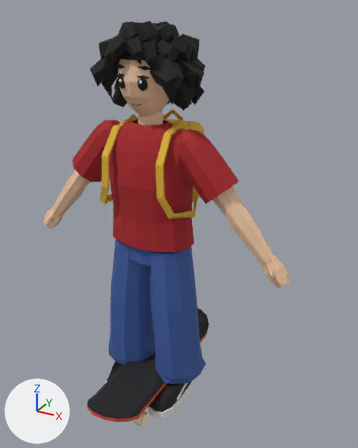
An edit to the Blender file art/karakter/karakter_rig.blend, drawn before and after from the same camera.
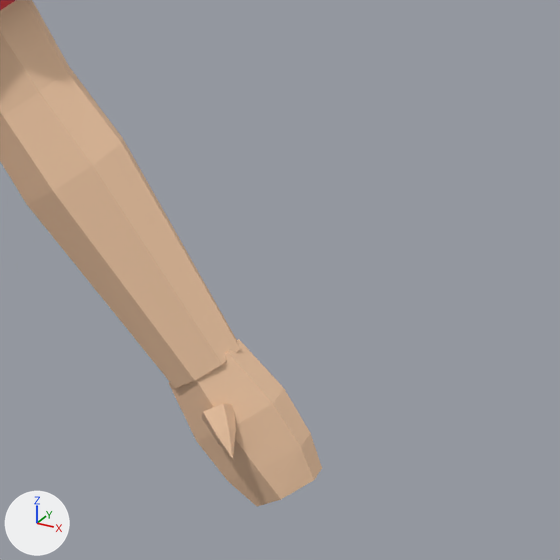
The first picture shows the older version from a 50 mm lens placed at (0.927, -1.468, 1.511), pointed at (0.091, 0.053, 0.751). The close-ups show the older and then the newer version on the part from 63% to 94% of the width and 42% to 67% of the height of that picture. Only the edits that show in the close-ups are written down. The lights are fixed; the arrows at lower left show +X, +Y and +Z.

Objects in the first close-up: 'KarakterMesh'.
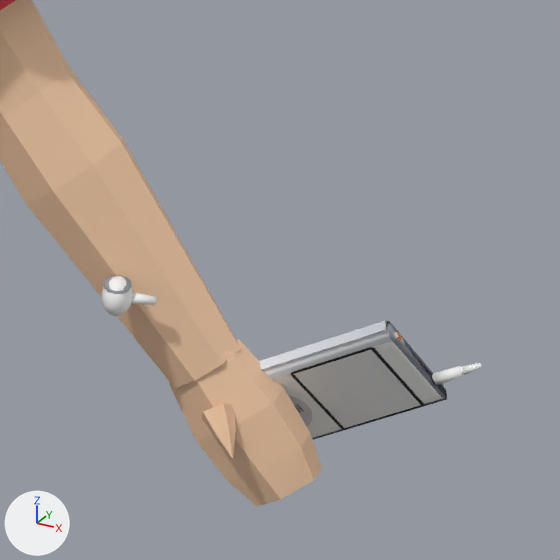
The change, as a list of edits to the scene's bpy script:
```text
Add mat_defaultmaterial_004:
    mat_defaultmaterial_004 = bpy.data.materials.new('DefaultMaterial.004')
    mat_defaultmaterial_004.use_nodes = True; mat_defaultmaterial_004.node_tree.nodes.clear()
    _N = mat_defaultmaterial_004.node_tree.nodes; _L = mat_defaultmaterial_004.node_tree.links
    n0 = _N.new('ShaderNodeOutputMaterial'); n0.name = 'Material Output'
    n1 = _N.new('ShaderNodeBsdfPrincipled'); n1.name = 'Principled BSDF'
    n2 = _N.new('ShaderNodeVertexColor'); n2.name = 'Color Attribute'
    _L.new(n1.outputs[0], n0.inputs[0])  # 'BSDF' to 'Surface'
    _L.new(n2.outputs[0], n1.inputs[0])  # 'Color' to 'Base Color'
Add mat_defaultmaterial_001:
    mat_defaultmaterial_001 = bpy.data.materials.new('DefaultMaterial.001')
    mat_defaultmaterial_001.use_nodes = True; mat_defaultmaterial_001.node_tree.nodes.clear()
    _N = mat_defaultmaterial_001.node_tree.nodes; _L = mat_defaultmaterial_001.node_tree.links
    n0 = _N.new('ShaderNodeOutputMaterial'); n0.name = 'Material Output'
    n1 = _N.new('ShaderNodeBsdfPrincipled'); n1.name = 'Principled BSDF'
    n2 = _N.new('ShaderNodeVertexColor'); n2.name = 'Color Attribute'
    _L.new(n1.outputs[0], n0.inputs[0])  # 'BSDF' to 'Surface'
    _L.new(n2.outputs[0], n1.inputs[0])  # 'Color' to 'Base Color'
Add mat_defaultmaterial_002:
    mat_defaultmaterial_002 = bpy.data.materials.new('DefaultMaterial.002')
    mat_defaultmaterial_002.use_nodes = True; mat_defaultmaterial_002.node_tree.nodes.clear()
    _N = mat_defaultmaterial_002.node_tree.nodes; _L = mat_defaultmaterial_002.node_tree.links
    n0 = _N.new('ShaderNodeOutputMaterial'); n0.name = 'Material Output'
    n1 = _N.new('ShaderNodeBsdfPrincipled'); n1.name = 'Principled BSDF'
    n2 = _N.new('ShaderNodeVertexColor'); n2.name = 'Color Attribute'
    _L.new(n1.outputs[0], n0.inputs[0])  # 'BSDF' to 'Surface'
    _L.new(n2.outputs[0], n1.inputs[0])  # 'Color' to 'Base Color'
Add mat_defaultmaterial_006:
    mat_defaultmaterial_006 = bpy.data.materials.new('DefaultMaterial.006')
    mat_defaultmaterial_006.use_nodes = True; mat_defaultmaterial_006.node_tree.nodes.clear()
    _N = mat_defaultmaterial_006.node_tree.nodes; _L = mat_defaultmaterial_006.node_tree.links
    n0 = _N.new('ShaderNodeOutputMaterial'); n0.name = 'Material Output'
    n1 = _N.new('ShaderNodeBsdfPrincipled'); n1.name = 'Principled BSDF'
    n2 = _N.new('ShaderNodeVertexColor'); n2.name = 'Color Attribute'
    _L.new(n1.outputs[0], n0.inputs[0])  # 'BSDF' to 'Surface'
    _L.new(n2.outputs[0], n1.inputs[0])  # 'Color' to 'Base Color'
Add mat_defaultmaterial:
    mat_defaultmaterial = bpy.data.materials.new('DefaultMaterial')
    mat_defaultmaterial.use_nodes = True; mat_defaultmaterial.node_tree.nodes.clear()
    _N = mat_defaultmaterial.node_tree.nodes; _L = mat_defaultmaterial.node_tree.links
    n0 = _N.new('ShaderNodeOutputMaterial'); n0.name = 'Material Output'
    n1 = _N.new('ShaderNodeBsdfPrincipled'); n1.name = 'Principled BSDF'
    n2 = _N.new('ShaderNodeVertexColor'); n2.name = 'Color Attribute'
    _L.new(n1.outputs[0], n0.inputs[0])  # 'BSDF' to 'Surface'
    _L.new(n2.outputs[0], n1.inputs[0])  # 'Color' to 'Base Color'
Add mat_defaultmaterial_005:
    mat_defaultmaterial_005 = bpy.data.materials.new('DefaultMaterial.005')
    mat_defaultmaterial_005.use_nodes = True; mat_defaultmaterial_005.node_tree.nodes.clear()
    _N = mat_defaultmaterial_005.node_tree.nodes; _L = mat_defaultmaterial_005.node_tree.links
    n0 = _N.new('ShaderNodeOutputMaterial'); n0.name = 'Material Output'
    n1 = _N.new('ShaderNodeBsdfPrincipled'); n1.name = 'Principled BSDF'
    n2 = _N.new('ShaderNodeVertexColor'); n2.name = 'Color Attribute'
    _L.new(n1.outputs[0], n0.inputs[0])  # 'BSDF' to 'Surface'
    _L.new(n2.outputs[0], n1.inputs[0])  # 'Color' to 'Base Color'
Add ob_tomurcuk_el_l:
    ob_tomurcuk_el_l = bpy.data.objects.new('Tomurcuk_El_L', me_kulaklik_002)  # 130 vertices, 248 faces; spans x 0.406..0.4418, y -0.0584..-0.0326, z 0.7622..0.7886
    ob_tomurcuk_el_l.location = (0.0, 0.0, 0.0)
Add ob_calar_l:
    ob_calar_l = bpy.data.objects.new('Calar_L', me_govde_001)  # 2388 vertices, 1376 faces; spans x 0.444..0.636, y -0.002..0.074, z 0.618..0.768; in mat_ekran (white #e7e7e7)
    ob_calar_l.location = (0.0, 0.0, 0.0)
```

Changed parts and their boxes (x1, y1, x2, y2) in the close-ups (560 x 560 px):
'Calar_L', added: after (259, 321, 482, 440)
    faces in mat_defaultmaterial_001: (259, 321, 447, 440)
    faces in mat_ekran (white #e7e7e7): (294, 350, 420, 428)
    faces in mat_defaultmaterial: (432, 363, 482, 385)
    faces in mat_defaultmaterial_006: (288, 395, 312, 427)
'Tomurcuk_El_L', added: after (102, 275, 156, 316)
